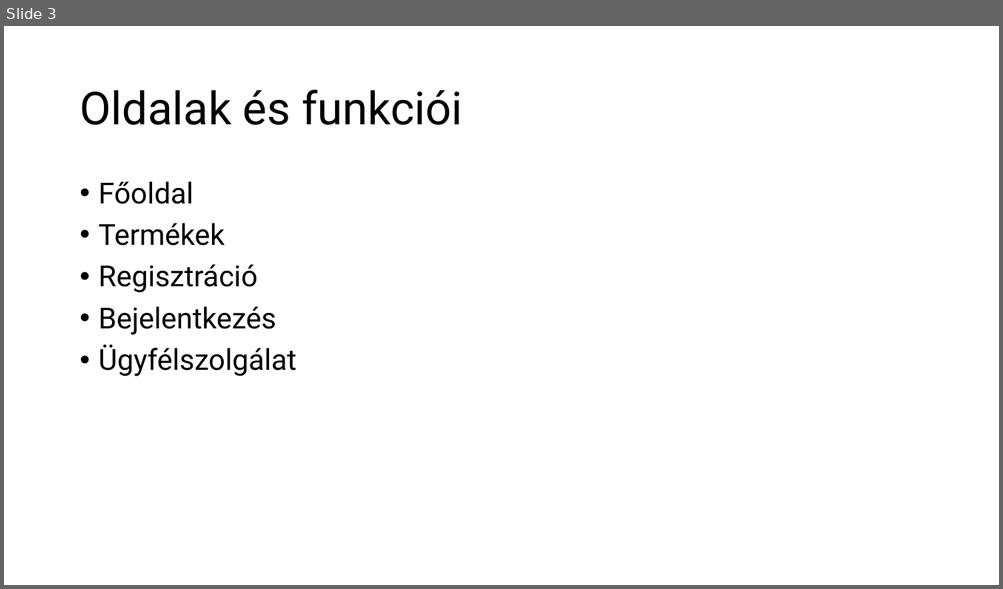
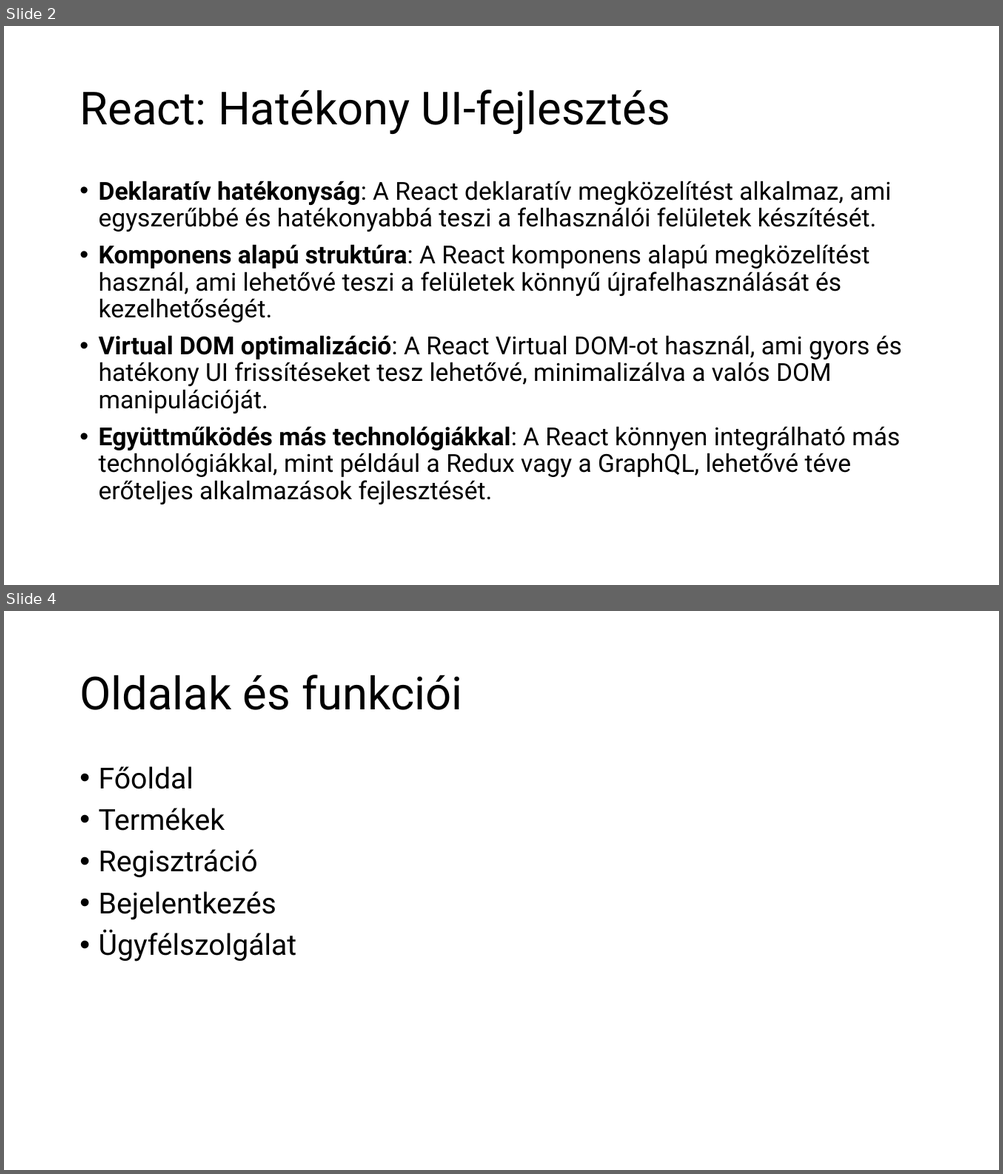
Before and after one commit to NovakDominikViktor/Trinity_Blood, a slide deck: ScriptSyncShop.pptx. Shown one above the other, each under a label of ours: slide 3 before the commit, slides 2 and 4 after it; the slides between them are not shown. The pictures are 1003x589 and 1003x1174 pixels, drawn with LibreOffice and Linux fonts; fonts in the diff are those of the drawing. Boxes give left, top, right and bottom in pixels: in the first picture for what was removed or moved away, otherwise in the second. Text is boxed around its words. In the diff, an @@ line names an element or a change of style, - is before the commit and + after.

```diff
--- a/ScriptSyncShop.pptx
+++ b/ScriptSyncShop.pptx
@@ slide 2 added at [4,26,999,585], background #FFFFFF @@
@@ title added at [79,90,670,134], 44 pt, text #000000 @@
+React: Hatékony UI-fejlesztés
@@ text added at [99,181,902,505], 24 pt, text #000000 @@
+• Deklaratív hatékonyság: A React deklaratív megközelítést alkalmaz, ami egyszerűbbé és hatékonyabbá teszi a felhasználói felületek készítését.
+• Komponens alapú struktúra: A React komponens alapú megközelítést használ, ami lehetővé teszi a felületek könnyű újrafelhasználását és kezelhetőségét.
+• Virtual DOM optimalizáció: A React Virtual DOM-ot használ, ami gyors és hatékony UI frissítéseket tesz lehetővé, minimalizálva a valós DOM manipulációját.
+• Együttműködés más technológiákkal: A React könnyen integrálható más technológiákkal, mint például a Redux vagy a GraphQL, lehetővé téve erőteljes alkalmazások fejlesztését.
@@ what was slide 3 is now slide 4 @@
```
Also in this commit, not shown: 6 slides changed, 1 other slide added, 1 slide removed.
